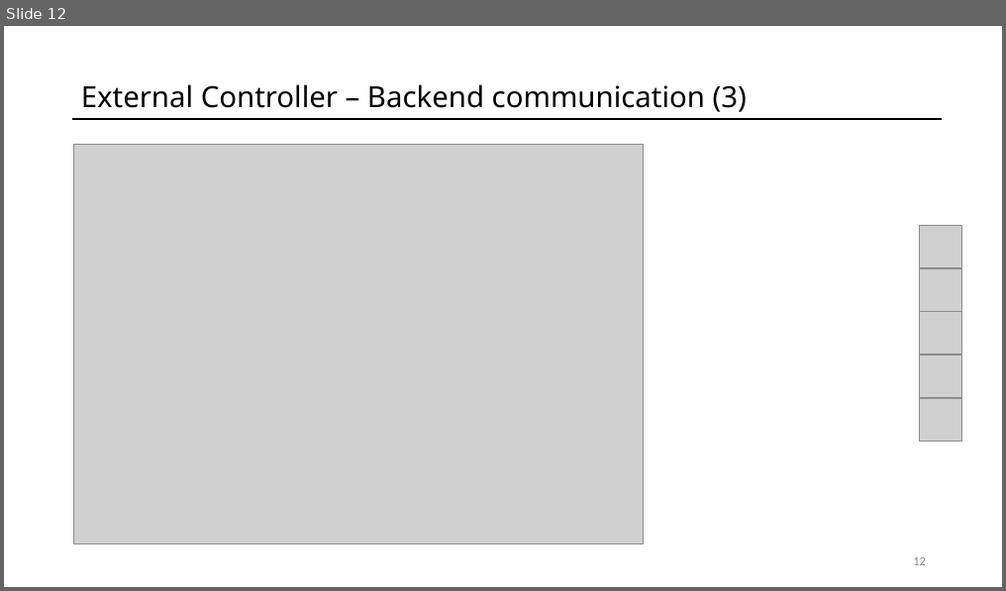
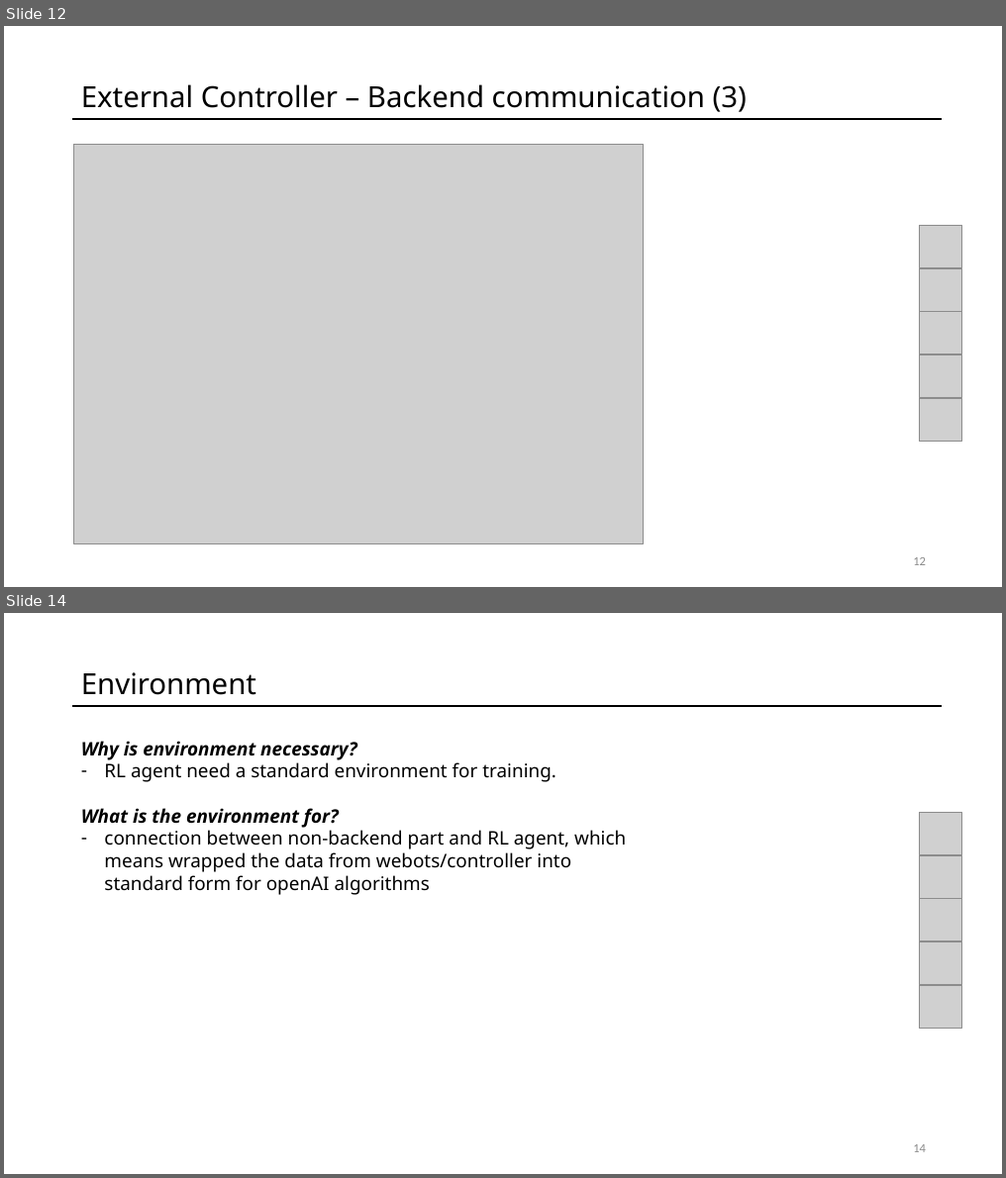
Before and after one commit to fpedd/ees-pees, a slide deck: orga/milestone_presentations/MP2.pptx. Shown one above the other, each under a label of ours: slide 12 before the commit, slides 12 and 14 after it; the slides between them are not shown. The pictures are 1006x591 and 1006x1178 pixels, drawn with LibreOffice and Linux fonts; fonts in the diff are those of the drawing; grey boxes stand for pictures. Boxes give left, top, right and bottom in pixels: in the first picture for what was removed or moved away, otherwise in the second. Text is boxed around its words. In the diff, an @@ line names an element or a change of style, - is before the commit and + after.

```diff
--- a/orga/milestone_presentations/MP2.pptx
+++ b/orga/milestone_presentations/MP2.pptx
@@ slide 14 added at (x1=4, y1=613, x2=1002, y2=1174), background #FFFFFF; not listed: 1 template element that a slide beside it also shows @@
@@ text added at (x1=81, y1=672, x2=256, y2=695), 28 pt, text #000000 @@
+Environment
@@ text added at (x1=81, y1=741, x2=626, y2=895), 18 pt, text #000000 @@
+Why is environment necessary?
+– RL agent need a standard environment for training.
+What is the environment for?
+– connection between non-backend part and RL agent, which means wrapped the data from webots/controller into standard form for openAI algorithms
@@ group added at (x1=920, y1=812, x2=962, y2=1029): 5 pictures @@
@@ page number added at (x1=913, y1=1145, x2=926, y2=1153), 12 pt, text #8C8C8C @@
+14
```
Also in this commit, not shown: 1 slide changed, 8 other slides added, 3 slides removed.
